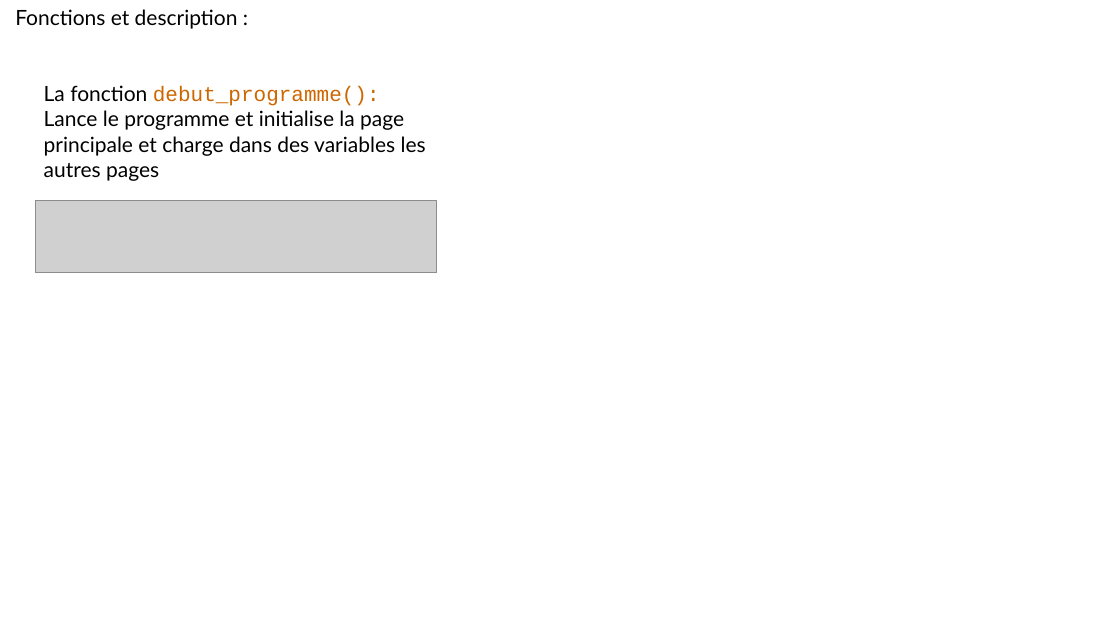
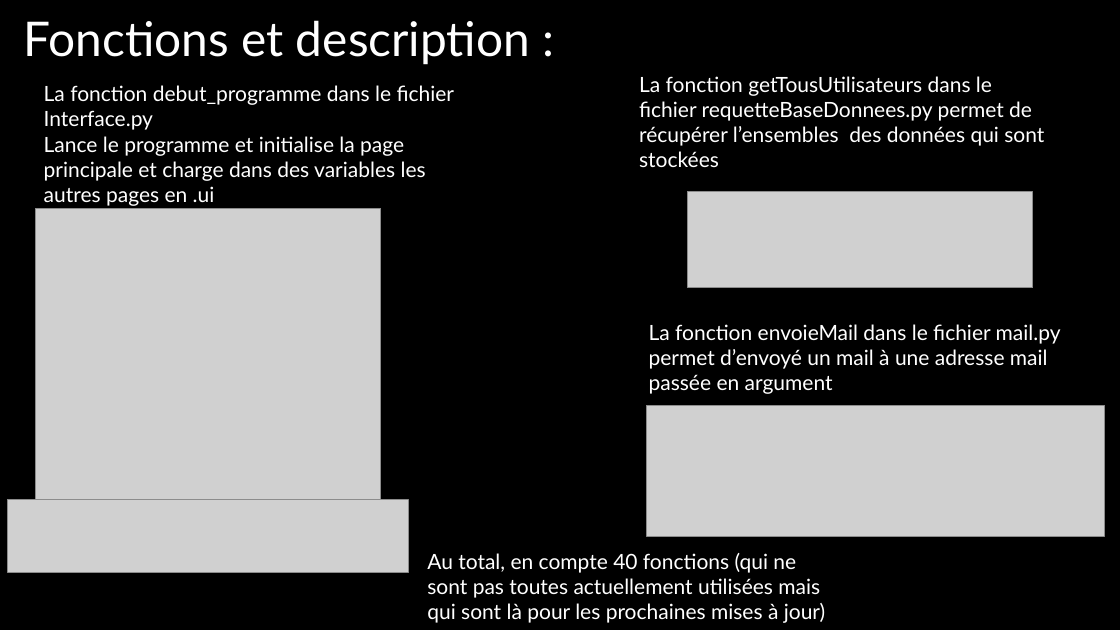
Before and after one commit to MajeurSmith/projet-flight-radar, a slide deck: slide 11 of presentation MAFR.pptx. Drawn at 1120x630 pixels with LibreOffice and Linux fonts; fonts in the diff are those of the drawing; grey boxes stand for pictures. Boxes give left, top, right and bottom in pixels: in the first picture for what was removed or moved away, otherwise in the second. Text is boxed around its words. In the diff, an @@ line names an element or a change of style, - is before the commit and + after.

Commit message:
update présentation

```diff
--- a/presentation MAFR.pptx
+++ b/presentation MAFR.pptx
@@ background #FFFFFF to #000000 @@
@@ text "Fonctions et description :" moved from (x1=15, y1=9, x2=238, y2=29) to (x1=24, y1=20, x2=530, y2=65) @@
@@ text "Fonctions et description :" at (x1=24, y1=20, x2=530, y2=65): size 18 to 41 pt, text colour #000000 to #FFFFFF @@
@@ text at (x1=44, y1=85, x2=454, y2=206): text changed; text colour #000000 to #FFFFFF @@
-La fonction debut_programme():
-Lance le programme et initialise la page principale et charge dans des variables les autres pages
+La fonction debut_programme dans le fichier Interface.py
+Lance le programme et initialise la page principale et charge dans des variables les autres pages en .ui
@@ text added at (x1=639, y1=76, x2=1044, y2=167), 18 pt, text #FFFFFF @@
+La fonction getTousUtilisateurs dans le fichier requetteBaseDonnees.py permet de récupérer l’ensembles des données qui sont stockées
@@ picture added at (x1=35, y1=208, x2=381, y2=500) @@
@@ picture added at (x1=688, y1=192, x2=1033, y2=288) @@
@@ text added at (x1=649, y1=324, x2=1061, y2=394), 18 pt, text #FFFFFF @@
+La fonction envoieMail dans le fichier mail.py permet d’envoyé un mail à une adresse mail passée en argument
@@ picture added at (x1=646, y1=405, x2=1105, y2=536) @@
@@ picture moved from (x1=35, y1=201, x2=436, y2=273) to (x1=8, y1=500, x2=408, y2=572) @@
@@ text added at (x1=427, y1=553, x2=825, y2=623), 18 pt, text #FFFFFF @@
+Au total, en compte 40 fonctions (qui ne sont pas toutes actuellement utilisées mais qui sont là pour les prochaines mises à jour)
```
Also in this commit, not shown: 4 other slides changed, 3 slides added, 2 slides removed, 3 other files.
